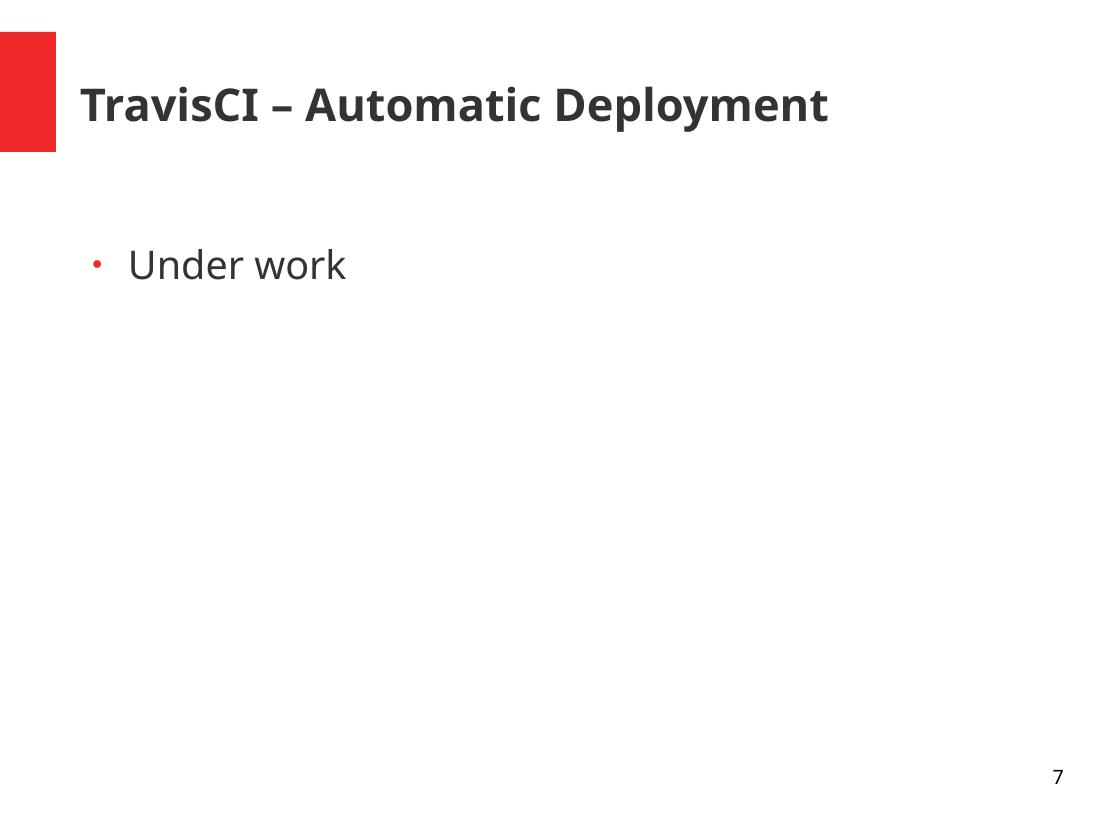
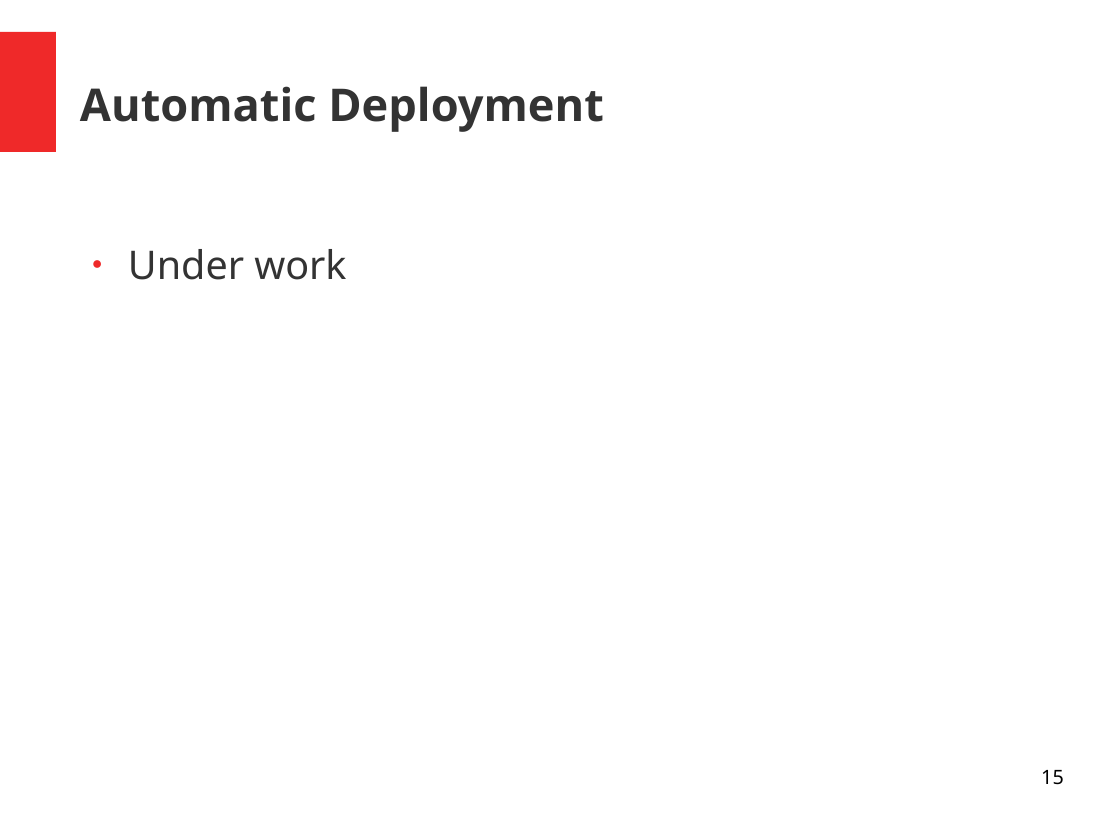
Before and after one commit to unige-pinfo-2019/PInfo3, a slide deck: slide 15 of Docs/Presentations/pres2.odp (slide 7 before the commit). Drawn at 1120x840 pixels with LibreOffice and Linux fonts; fonts in the diff are those of the drawing. Boxes give left, top, right and bottom in pixels: in the first picture for what was removed or moved away, otherwise in the second. Text is boxed around its words. In the diff, an @@ line names an element or a change of style, - is before the commit and + after.

```diff
--- a/Docs/Presentations/pres2.odp
+++ b/Docs/Presentations/pres2.odp
@@ title at (80,86,604,132): text changed @@
-TravisCI – Automatic Deployment
+Automatic Deployment
@@ page number at (1041,770,1064,785): text changed @@
-7
+15
```
Also in this commit, not shown: 4 other slides changed, 7 slides added, 7 slides removed, 3 other files.
